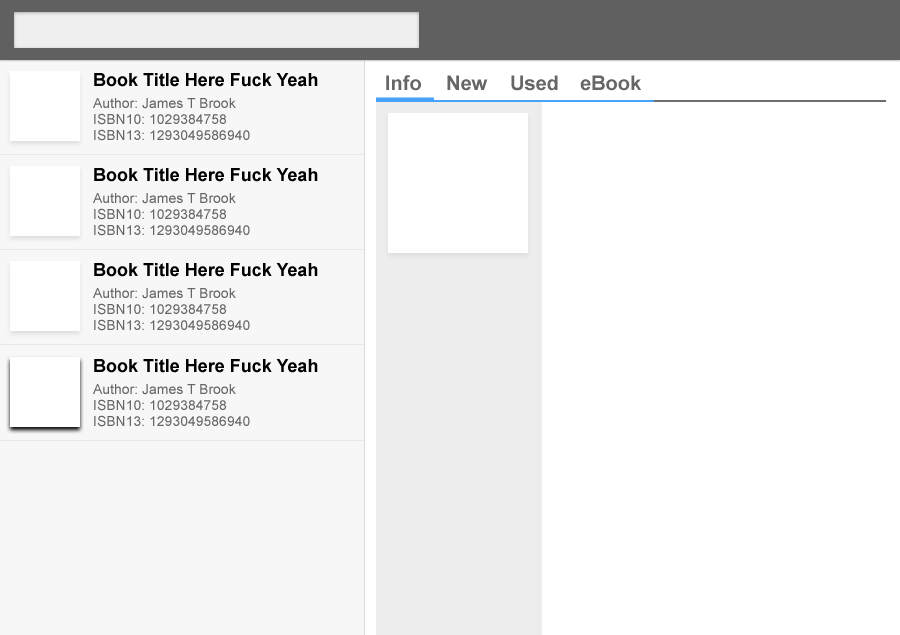
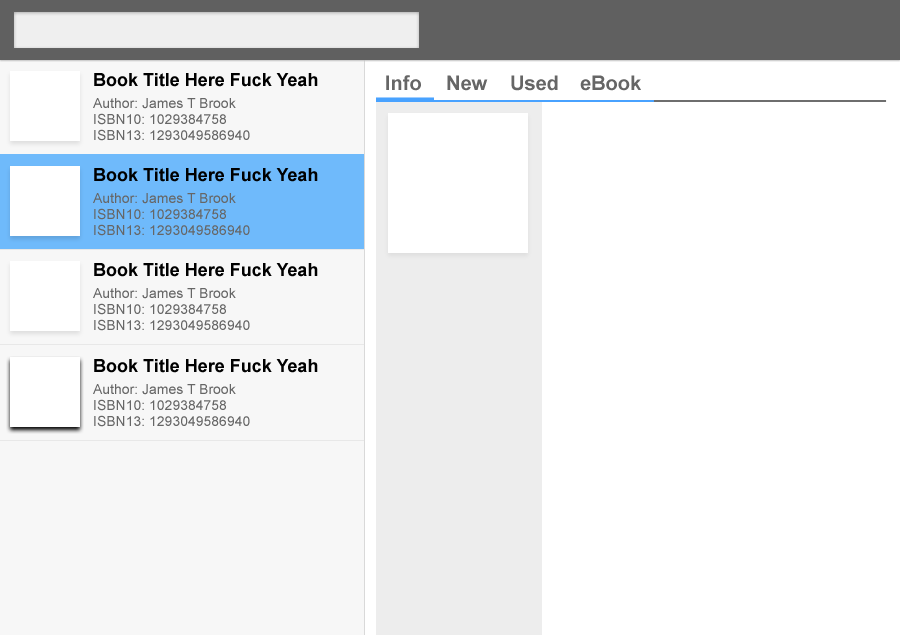
Before/after of a 900 x 635 layered artwork. What changed in the layer stack:
added layer "Layer 1" in group "Book" over [0, 154, 364, 249]
